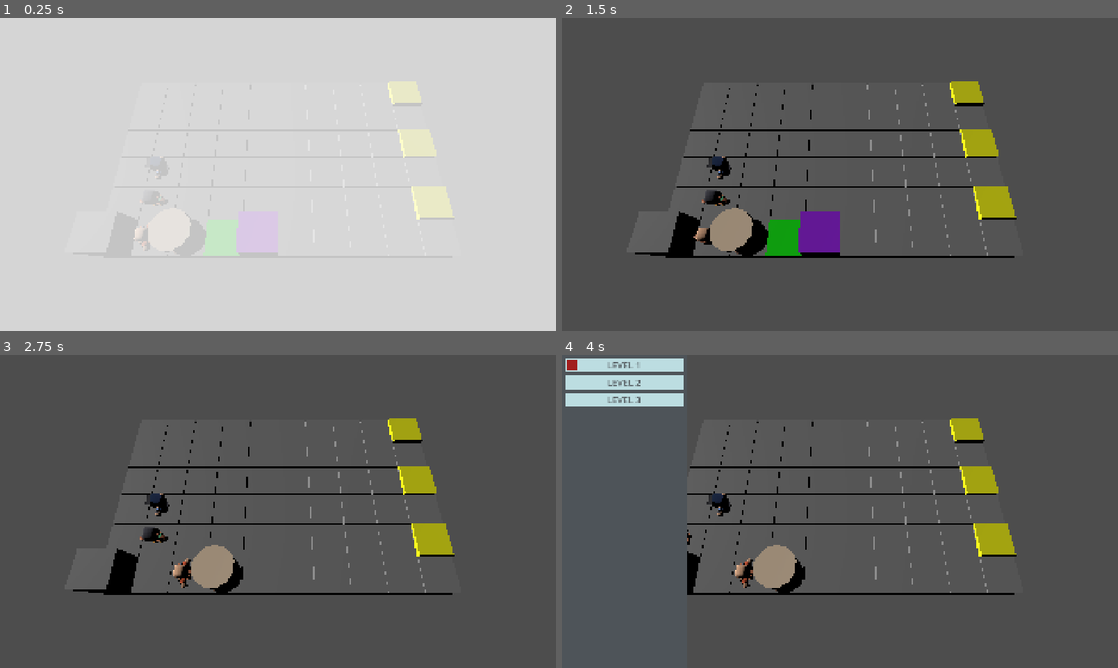
Above: before the commit, frames 1-4 (two rows, left to right).
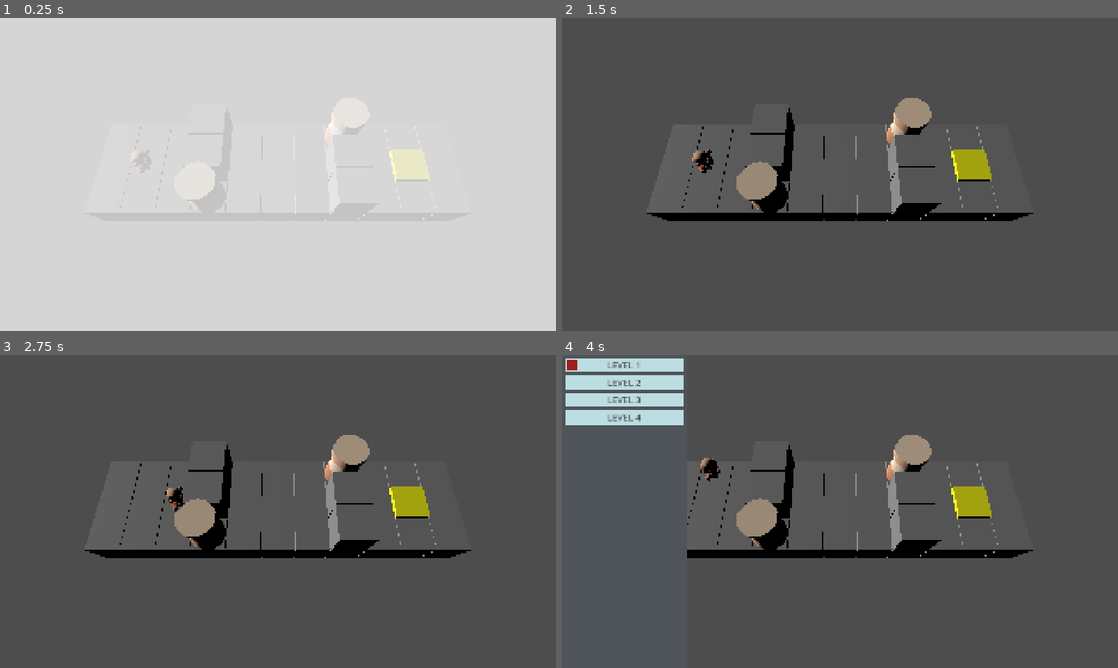
Above: after the commit, the same moments.

Repository: ggestein/jigsaw-of-the-sinking-star
Game: Godot game, scene res://scenes/main_game_entry.tscn
The game is run twice, just before and just after one commit, with the same random seed, the same clock (stepped at 60 frames per second) and the same inputs. The project has no main scene, so this scene is started directly.
Inputs:
- Up to frame 1 (0.25 s): no input
- Up to frame 2 (1.5 s): tap Enter at 0.5 s; hold D 0.53-1.28 s; tap R at 0.6 s; tap Space at 1.25 s; hold S from 1.28 s (still down); tap Z at 1.35 s
- Up to frame 3 (2.75 s): tap Enter at 2 s; release S at 2.03 s; hold D from 2.03 s (still down); tap C at 2.1 s
- Up to frame 4 (4 s): tap Space at 2.75 s; release D at 2.78 s; hold W 2.78-3.53 s; tap F at 2.85 s; tap Enter at 3.5 s; hold A from 3.53 s (still down); tap Tab at 3.6 s

The runs differ from the first frame. In frame 1, 0.9% of the frame differs, in the area x 23-82%, y 20-73%; in frame 2, 12%, in the area x 13-85%, y 20-77%; in frame 3, 10%; in frame 4, 10%.

Commit message:
edit level 1~4

Diff:
--- a/scripts/main_game_level_config.gd
+++ b/scripts/main_game_level_config.gd
@@ -17,40 +17,26 @@
 	# LEVEL 1
 	level_config = CoreLevelConfig.LevelConfig.new()
 	level_config.obstacles = [
-		Vector2i(0, 0)
+		Vector2i(3, 1),
+		Vector2i(3, 2),
+		Vector2i(7, 0),
+		Vector2i(7, 1),
 	]
-	level_config.range = Rect2i(0, 0, 10, 6)
+	level_config.range = Rect2i(0, 0, 11, 3)
 	level_config.goals = [
-		Vector2i(9, 5),
-		Vector2i(9, 3),
 		Vector2i(9, 1),
 	]
 	level_config.characters = []
 	char_config = CoreLevelConfig.CharacterConfig.new()
 	char_config.inst_cls = CoreGameplay.CharacterClass.WARRIOR
-	char_config.inst_pos = Vector2i(1, 0)
+	char_config.inst_pos = Vector2i(1, 1)
 	char_config.inst_face = 1
 	level_config.characters.append(char_config)
-	char_config = CoreLevelConfig.CharacterConfig.new()
-	char_config.inst_cls = CoreGameplay.CharacterClass.THIEF
-	char_config.inst_pos = Vector2i(1, 1)
-	char_config.inst_face = 2
-	level_config.characters.append(char_config)
-	char_config = CoreLevelConfig.CharacterConfig.new()
-	char_config.inst_cls = CoreGameplay.CharacterClass.MAGE
-	char_config.inst_pos = Vector2i(1, 2)
-	char_config.inst_face = 3
-	level_config.characters.append(char_config)
 	level_config.boxes = [
-		Vector2i(2, 0)
+		Vector2i(3, 0),
+		Vector2i(7, 2),
 	]
-	level_config.pads = [
-		Vector2i(3, 0)
-	]
-	door_config = CoreLevelConfig.DoorConfig.new()
-	door_config.position = Vector2i(4, 0)
-	door_config.need_pads_indices = [0]
-	level_config.doors.append(door_config)
+	level_config.pads = []
 	level_theme_config = LevelTheme.LevelThemeConfig.new()
 	config_entry = LevelConfigEntry.new()
 	config_entry.name = "LEVEL 1"
@@ -61,40 +47,48 @@
 	# LEVEL 2
 	level_config = CoreLevelConfig.LevelConfig.new()
 	level_config.obstacles = [
-		Vector2i(0, 0)
+		Vector2i(3, 0),
+		Vector2i(7, 0),
+		Vector2i(3, 2),
+		Vector2i(7, 2),
+		Vector2i(0, 3),
+		Vector2i(1, 3),
+		Vector2i(2, 3),
+		Vector2i(3, 3),
+		Vector2i(4, 3),
+		Vector2i(5, 3),
+		Vector2i(6, 3),
+		Vector2i(7, 3),
+		Vector2i(8, 3),
+		Vector2i(10, 3),
+		Vector2i(3, 4),
+		Vector2i(7, 4),
+		Vector2i(3, 6),
+		Vector2i(7, 6),
 	]
-	level_config.range = Rect2i(0, 0, 10, 6)
+	level_config.range = Rect2i(0, 0, 11, 7)
 	level_config.goals = [
-		Vector2i(9, 5),
-		Vector2i(9, 3),
-		Vector2i(9, 1),
+		Vector2i(1, 1)
 	]
 	level_config.characters = []
 	char_config = CoreLevelConfig.CharacterConfig.new()
 	char_config.inst_cls = CoreGameplay.CharacterClass.WARRIOR
-	char_config.inst_pos = Vector2i(1, 0)
+	char_config.inst_pos = Vector2i(0, 5)
 	char_config.inst_face = 1
 	level_config.characters.append(char_config)
-	char_config = CoreLevelConfig.CharacterConfig.new()
-	char_config.inst_cls = CoreGameplay.CharacterClass.THIEF
-	char_config.inst_pos = Vector2i(1, 1)
-	char_config.inst_face = 2
-	level_config.characters.append(char_config)
-	char_config = CoreLevelConfig.CharacterConfig.new()
-	char_config.inst_cls = CoreGameplay.CharacterClass.MAGE
-	char_config.inst_pos = Vector2i(1, 2)
-	char_config.inst_face = 3
-	level_config.characters.append(char_config)
 	level_config.boxes = [
-		Vector2i(2, 1)
+		Vector2i(3, 5),
+		Vector2i(4, 5),
+		Vector2i(9, 5),
+		Vector2i(10, 5),
+		Vector2i(9, 3),
+		Vector2i(2, 1),
+		Vector2i(5, 1),
+		Vector2i(6, 1),
+		Vector2i(7, 1),
+		Vector2i(8, 1),
 	]
-	level_config.pads = [
-		Vector2i(3, 0)
-	]
-	door_config = CoreLevelConfig.DoorConfig.new();
-	door_config.position = Vector2i(4, 0)
-	door_config.need_pads_indices = [0]
-	level_config.doors.append(door_config)
+	level_config.pads = []
 	level_theme_config = LevelTheme.LevelThemeConfig.new()
 	config_entry = LevelConfigEntry.new()
 	config_entry.name = "LEVEL 2"
@@ -106,38 +100,29 @@
 	# LEVEL 3
 	level_config = CoreLevelConfig.LevelConfig.new()
 	level_config.obstacles = [
-		Vector2i(0, 0)
+		Vector2i(3, 0),
+		Vector2i(3, 2),
+		Vector2i(7, 1),
+		Vector2i(7, 2),
 	]
-	level_config.range = Rect2i(0, 0, 10, 6)
+	level_config.range = Rect2i(0, 0, 11, 3)
 	level_config.goals = [
-		Vector2i(9, 5),
-		Vector2i(9, 3),
 		Vector2i(9, 1),
 	]
 	level_config.characters = []
 	char_config = CoreLevelConfig.CharacterConfig.new()
 	char_config.inst_cls = CoreGameplay.CharacterClass.WARRIOR
-	char_config.inst_pos = Vector2i(1, 0)
+	char_config.inst_pos = Vector2i(0, 1)
 	char_config.inst_face = 1
 	level_config.characters.append(char_config)
-	char_config = CoreLevelConfig.CharacterConfig.new()
-	char_config.inst_cls = CoreGameplay.CharacterClass.THIEF
-	char_config.inst_pos = Vector2i(1, 1)
-	char_config.inst_face = 2
-	level_config.characters.append(char_config)
-	char_config = CoreLevelConfig.CharacterConfig.new()
-	char_config.inst_cls = CoreGameplay.CharacterClass.MAGE
-	char_config.inst_pos = Vector2i(1, 2)
-	char_config.inst_face = 3
-	level_config.characters.append(char_config)
 	level_config.boxes = [
-		Vector2i(2, 2)
+		Vector2i(5, 1)
 	]
 	level_config.pads = [
-		Vector2i(3, 0)
+		Vector2i(1, 1)
 	]
 	door_config = CoreLevelConfig.DoorConfig.new();
-	door_config.position = Vector2i(4, 0)
+	door_config.position = Vector2i(7, 0)
 	door_config.need_pads_indices = [0]
 	level_config.doors.append(door_config)
 	level_theme_config = LevelTheme.LevelThemeConfig.new()
@@ -147,4 +132,44 @@
 	config_entry.level_theme_config = level_theme_config
 	result.append(config_entry)
 
+
+	# LEVEL 4
+	level_config = CoreLevelConfig.LevelConfig.new()
+	level_config.obstacles = [
+		Vector2i(0, 1),
+		Vector2i(3, 2),
+		Vector2i(5, 4),
+		Vector2i(5, 5),
+	]
+	level_config.range = Rect2i(0, 0, 7, 6)
+	level_config.goals = [
+		Vector2i(6, 5),
+	]
+	level_config.characters = []
+	char_config = CoreLevelConfig.CharacterConfig.new()
+	char_config.inst_cls = CoreGameplay.CharacterClass.WARRIOR
+	char_config.inst_pos = Vector2i(1, 4)
+	char_config.inst_face = 2
+	level_config.characters.append(char_config)
+	level_config.boxes = [
+		Vector2i(1, 3),
+		Vector2i(2, 3),
+		Vector2i(2, 4),
+	]
+	level_config.pads = [
+		Vector2i(1, 1),
+		Vector2i(3, 1),
+		Vector2i(5, 1),
+	]
+	door_config = CoreLevelConfig.DoorConfig.new();
+	door_config.position = Vector2i(6, 4)
+	door_config.need_pads_indices = [0, 1, 2]
+	level_config.doors.append(door_config)
+	level_theme_config = LevelTheme.LevelThemeConfig.new()
+	config_entry = LevelConfigEntry.new()
+	config_entry.name = "LEVEL 4"
+	config_entry.level_config = level_config
+	config_entry.level_theme_config = level_theme_config
+	result.append(config_entry)
+
 	return result
